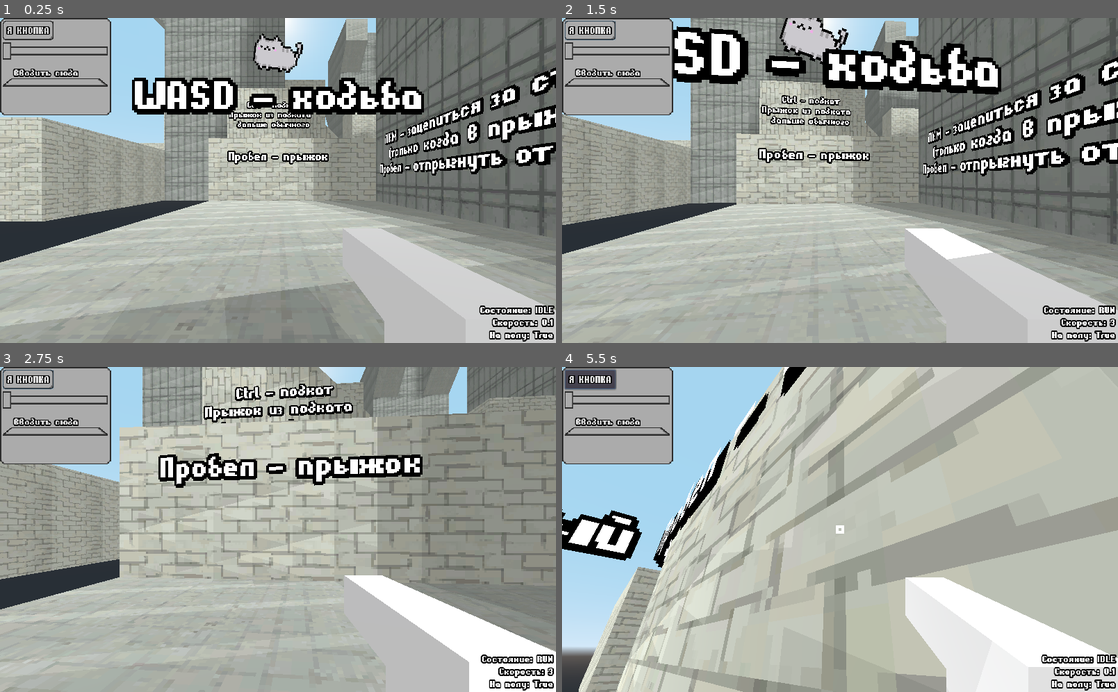
Above: before the commit, frames 1-4 (two rows, left to right).
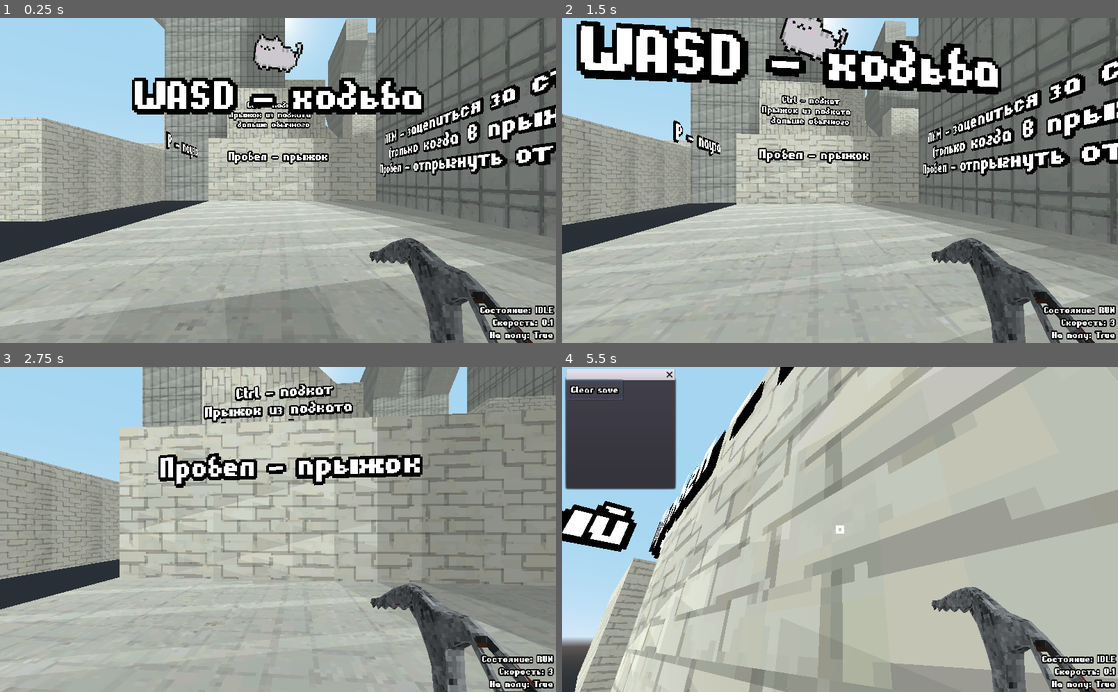
Above: after the commit, the same moments.

Repository: night-glider/VK-gameJAM
Game: Godot game, scene res://locations/main.tscn
Two runs of this game, one before a commit and one after it. Both use one fixed random seed, a clock stepped at 60 frames per second and the inputs below. Sound files missing from this copy of the repository are replaced by a short silence.
Inputs (mouse positions are in pixels of both pictures, inside the frame that each line leads up to):
- Up to frame 1 (0.25 s): no input
- Up to frame 2 (1.5 s): click (589, 31) at 0.5 s, where only the run before the commit has a clickable "Я КНОПКА"; move the mouse to (867, 180) at 1.27 s; hold W (move_forward) from 1.28 s (still down); click (867, 180) at 1.35 s
- Up to frame 3 (2.75 s): keep holding W (move_forward); tap Space (jump) at 1.52, 2.27 s; move the mouse to (250, 529) at 2.02 s; tap Ctrl (crouch) at 2.1 s; click (250, 529) at 2.3 s
- Up to frame 4 (5.5 s): move the mouse to (851, 523) at 2.77 s; click (851, 523) at 2.85 s; move the mouse to (834, 536) at 3.52 s; click (834, 536) at 3.6 s; tap Space (jump) at 3.77, 4.52 s; move the mouse to (878, 532) at 4.27 s; hold Ctrl (crouch) 4.28-5 s; click (878, 532) at 4.55 s; tap ` (open_debug) at 4.9 s; release W (move_forward) at 5 s; click "Я КНОПКА" (after the commit: "Clear save") at 5 s

The runs differ from the first frame. In frame 1, 13% of the frame differs, in the area x 0-100%, y 0-100%; in frame 2, 12%; in frame 3, 11%; in frame 4, 36%.

Commit message:
много чего

Diff:
--- /dev/null
+++ b/autoload/debug.gd
@@ -0,0 +1,12 @@
+extends WindowDialog
+
+func _process(delta):
+	if Input.is_action_just_pressed("open_debug"):
+		if visible == false:
+			popup()
+		else:
+			visible = false
+
+
+func _on_Button_pressed():
+	SaveManager.clear_data()
--- /dev/null
+++ b/autoload/debug.tscn
@@ -0,0 +1,19 @@
+[gd_scene load_steps=2 format=2]
+
+[ext_resource path="res://autoload/debug.gd" type="Script" id=1]
+
+[node name="Popup" type="WindowDialog"]
+margin_right = 200.0
+margin_bottom = 200.0
+script = ExtResource( 1 )
+
+[node name="HFlowContainer" type="HFlowContainer" parent="."]
+anchor_right = 1.0
+anchor_bottom = 1.0
+
+[node name="Button" type="Button" parent="HFlowContainer"]
+margin_right = 104.0
+margin_bottom = 36.0
+text = "Clear save"
+
+[connection signal="pressed" from="HFlowContainer/Button" to="." method="_on_Button_pressed"]
--- /dev/null
+++ b/autoload/globals.gd
@@ -0,0 +1,29 @@
+extends Node
+class_name globals
+
+func _ready():
+	var master_volume = SaveManager.get_var("master", 10)
+	var sound_volume = SaveManager.get_var("sound", 10)
+	var music_volume = SaveManager.get_var("music", 10)
+
+	change_bus_volume("Master", master_volume)
+	change_bus_volume("Sound", sound_volume)
+	change_bus_volume("Music", music_volume)
+
+func change_bus_volume(bus_name:String, volume:float):
+	if volume == 0:
+		AudioServer.set_bus_mute(AudioServer.get_bus_index(bus_name), true)
+	else:
+		AudioServer.set_bus_mute(AudioServer.get_bus_index(bus_name), false)
+		AudioServer.set_bus_volume_db(AudioServer.get_bus_index(bus_name), -40 + volume*4)
+
+func play_sound(sound:AudioStream):
+	var new_audio_player = AudioStreamPlayer.new()
+	new_audio_player.bus = "Sound"
+	new_audio_player.connect("finished", self, "sound_finished", [new_audio_player])
+	add_child(new_audio_player)
+	new_audio_player.stream = sound
+	new_audio_player.play()
+
+func sound_finished(audio_player:AudioStreamPlayer):
+	audio_player.queue_free()
--- /dev/null
+++ b/autoload/save_manager.gd
@@ -0,0 +1,26 @@
+extends Node
+class_name save_manager
+
+var config := ConfigFile.new()
+const path = "user://save_data.cfg"
+const section = "data"
+
+func _ready():
+	print("Загружаю конфиг файл...")
+	config.load(path)
+	for section in config.get_sections():
+		print(section)
+		for key in config.get_section_keys(section):
+			print( "\t{0} = {1}".format([key, config.get_value(section, key)]) )
+
+func get_var(var_name, default=null):
+	return config.get_value(section, var_name, default)
+
+func set_var(var_name, value):
+	config.set_value(section, var_name, value)
+
+func clear_data():
+	config.clear()
+
+func save_to_disk():
+	config.save(path)
--- a/locations/main.tscn
+++ b/locations/main.tscn
@@ -7,6 +7,7 @@
 [ext_resource path="res://objects/player/player.tscn" type="PackedScene" id=5]
 [ext_resource path="res://maps/test/town_test_blnd.obj" type="ArrayMesh" id=6]
 [ext_resource path="res://maps/test/small_panel_final.tga" type="Texture" id=7]
+[ext_resource path="res://locations/pause.tscn" type="PackedScene" id=8]
 
 [sub_resource type="Animation" id=2]
 length = 0.001
@@ -93,37 +94,6 @@
 anims/RESET = SubResource( 2 )
 anims/default = SubResource( 1 )
 
-[node name="Panel" type="Panel" parent="."]
-anchor_right = 0.2
-anchor_bottom = 0.3
-
-[node name="VBoxContainer" type="VBoxContainer" parent="Panel"]
-anchor_right = 1.0
-anchor_bottom = 1.0
-margin_left = 5.0
-margin_top = 5.0
-margin_right = -5.0
-margin_bottom = -5.0
-
-[node name="Button" type="Button" parent="Panel/VBoxContainer"]
-margin_right = 94.0
-margin_bottom = 36.0
-size_flags_horizontal = 0
-size_flags_vertical = 0
-text = "Я КНОПКА"
-
-[node name="HSlider" type="HSlider" parent="Panel/VBoxContainer"]
-margin_top = 40.0
-margin_right = 194.0
-margin_bottom = 72.0
-max_value = 10.0
-
-[node name="LineEdit" type="LineEdit" parent="Panel/VBoxContainer"]
-margin_top = 76.0
-margin_right = 194.0
-margin_bottom = 122.0
-text = "вводить сюда"
-
 [node name="DirectionalLight" type="DirectionalLight" parent="."]
 transform = Transform( 0.965926, -0.183013, 0.183013, 0, 0.707107, 0.707107, -0.258819, -0.683013, 0.683013, 0, 23, 0 )
 light_energy = 0.5
@@ -186,6 +156,14 @@
 alpha_cut = 1
 text = "Пробел - прыжок"
 
+[node name="Label3D8" type="Label3D" parent="."]
+transform = Transform( -4.37114e-08, 0, 1, 0, 1, 0, -1, 0, -4.37114e-08, -2, -2, -3 )
+cast_shadow = 0
+pixel_size = 0.02
+double_sided = false
+alpha_cut = 1
+text = "P - пауза"
+
 [node name="Label3D4" type="Label3D" parent="."]
 transform = Transform( 1, 0, 0, 0, 1, 0, 0, 0, 1, -0.179113, 0, -7.62117 )
 cast_shadow = 0
@@ -216,3 +194,6 @@
 
 [node name="CollisionShape" type="CollisionShape" parent="town_test_blnd/StaticBody"]
 shape = SubResource( 6 )
+
+[node name="Spatial" parent="." instance=ExtResource( 8 )]
+transform = Transform( 1, 0, 0, 0, 1, 0, 0, 0, 1, 0, 20, 0 )
--- /dev/null
+++ b/locations/pause.gd
@@ -0,0 +1,95 @@
+extends Spatial
+
+const active_color = Color.yellow
+const default_color = Color.white
+
+var mouse_delta := Vector2.ZERO
+onready var master_volume = SaveManager.get_var("master", 10)
+onready var sound_volume = SaveManager.get_var("sound", 10)
+onready var music_volume = SaveManager.get_var("music", 10)
+
+func toggle_pause():
+	$Camera.current = not $Camera.current
+	visible = $Camera.current
+	$Camera/crosshair.visible = visible
+	$Camera.rotation = Vector3.ZERO
+	SaveManager.save_to_disk()
+
+func _ready():
+	Input.mouse_mode = Input.MOUSE_MODE_CAPTURED
+
+	$master/Label.text = str(master_volume)
+	$music/Label.text = str(music_volume)
+	$sound/Label.text = str(sound_volume)
+
+	visible = false
+	$Camera/crosshair.visible = visible
+
+func _process(delta):
+	if Input.is_action_just_pressed("pause"):
+		toggle_pause()
+
+	if not visible:
+		return
+
+	if $Camera/RayCast.is_colliding():
+		var obj:Node = $Camera/RayCast.get_collider()
+		if obj.is_in_group("button3D"):
+			obj.hovered = true
+
+		if Input.is_action_just_pressed("pick"):
+			obj.press()
+
+
+	$Camera.rotation_degrees.y -= mouse_delta.x * 0.1
+	$Camera.rotation_degrees.x -= mouse_delta.y * 0.1
+	$Camera.rotation_degrees.x = clamp($Camera.rotation_degrees.x, -90, 90)
+
+	mouse_delta = Vector2.ZERO
+
+func _input(event: InputEvent):
+	if event is InputEventMouseMotion:
+		mouse_delta = event.relative
+
+func _on_continue_pressed():
+	toggle_pause()
+
+func _on_master_up_pressed():
+	master_volume = clamp(master_volume + 1, 0, 10)
+	SaveManager.set_var("master", master_volume)
+	Globals.change_bus_volume("Master", master_volume)
+	$master/Label.text = str(master_volume)
+
+func _on_master_down_pressed():
+	master_volume = clamp(master_volume - 1, 0, 10)
+	SaveManager.set_var("master", master_volume)
+	Globals.change_bus_volume("Master", master_volume)
+	$master/Label.text = str(master_volume)
+
+func _on_music_up_pressed():
+	music_volume = clamp(music_volume + 1, 0, 10)
+	SaveManager.set_var("music", music_volume)
+	Globals.change_bus_volume("Music", music_volume)
+	$music/Label.text = str(music_volume)
+
+func _on_music_down_pressed():
+	music_volume = clamp(music_volume - 1, 0, 10)
+	SaveManager.set_var("music", music_volume)
+	Globals.change_bus_volume("Music", music_volume)
+	$music/Label.text = str(music_volume)
+
+func _on_sound_up_pressed():
+	sound_volume = clamp(sound_volume + 1, 0, 10)
+	SaveManager.set_var("sound", sound_volume)
+	Globals.change_bus_volume("Sound", sound_volume)
+	$sound/Label.text = str(sound_volume)
+
+func _on_sound_down_pressed():
+	sound_volume = clamp(sound_volume - 1, 0, 10)
+	SaveManager.set_var("sound", sound_volume)
+	Globals.change_bus_volume("Sound", sound_volume)
+	$sound/Label.text = str(sound_volume)
+
+
+func _on_exit_pressed():
+	get_tree().quit()
--- /dev/null
+++ b/locations/pause.tscn
@@ -0,0 +1,137 @@
+[gd_scene load_steps=5 format=2]
+
+[ext_resource path="res://locations/pause.gd" type="Script" id=1]
+[ext_resource path="res://objects/button3D.tscn" type="PackedScene" id=2]
+
+[sub_resource type="CubeMesh" id=1]
+flip_faces = true
+size = Vector3( 7, 5, 7 )
+
+[sub_resource type="SpatialMaterial" id=2]
+flags_unshaded = true
+albedo_color = Color( 0.439216, 0.439216, 0.439216, 1 )
+
+[node name="Spatial" type="Spatial"]
+script = ExtResource( 1 )
+
+[node name="MeshInstance" type="MeshInstance" parent="."]
+mesh = SubResource( 1 )
+material/0 = SubResource( 2 )
+
+[node name="Camera" type="Camera" parent="."]
+
+[node name="RayCast" type="RayCast" parent="Camera"]
+enabled = true
+cast_to = Vector3( 0, 0, -3 )
+collide_with_areas = true
+collide_with_bodies = false
+
+[node name="crosshair" type="ColorRect" parent="Camera"]
+anchor_left = 0.5
+anchor_top = 0.5
+anchor_right = 0.5
+anchor_bottom = 0.5
+margin_left = -5.0
+margin_top = -5.0
+margin_right = 5.0
+margin_bottom = 5.0
+
+[node name="continue" parent="." instance=ExtResource( 2 )]
+transform = Transform( 1, 0, 0, 0, 1, 0, 0, 0, 1, 0, 0.511758, -2 )
+text = "Продолжить"
+hitbox_scale = Vector3( 4, 1, 1 )
+
+[node name="master" type="Spatial" parent="."]
+transform = Transform( 0.5, 0, -0.866025, 0, 1, 0, 0.866025, 0, 0.5, 2.16212, 0.389171, -0.384931 )
+
+[node name="Label" type="Label3D" parent="master"]
+pixel_size = 0.02
+double_sided = false
+alpha_cut = 1
+text = "10"
+
+[node name="master_up" parent="master" instance=ExtResource( 2 )]
+transform = Transform( 1, 0, 0, 0, 1, 0, 0, 0, 1, 0.25, 0.04, 0 )
+text = ">"
+hitbox_scale = Vector3( 0.5, 1, 1 )
+
+[node name="master_down" parent="master" instance=ExtResource( 2 )]
+transform = Transform( 1, 0, 0, 0, 1, 0, 0, 0, 1, -0.25, 0.04, 0 )
+text = "<"
+hitbox_scale = Vector3( 0.5, 1, 1 )
+
+[node name="Label3D" type="Label3D" parent="master"]
+transform = Transform( 1, 0, 0, 0, 1, 0, 0, 0, 1, -1, 0, 0 )
+cast_shadow = 0
+pixel_size = 0.02
+double_sided = false
+alpha_cut = 1
+text = "Общая:"
+
+[node name="music" type="Spatial" parent="."]
+transform = Transform( 0.5, 0, -0.866025, 0, 1, 0, 0.866025, 0, 0.5, 2.16212, -0.123566, -0.384931 )
+
+[node name="Label" type="Label3D" parent="music"]
+pixel_size = 0.02
+double_sided = false
+alpha_cut = 1
+text = "10"
+
+[node name="music_up" parent="music" instance=ExtResource( 2 )]
+transform = Transform( 1, 0, 0, 0, 1, 0, 0, 0, 1, 0.25, 0.04, 0 )
+text = ">"
+hitbox_scale = Vector3( 0.5, 1, 1 )
+
+[node name="music_down" parent="music" instance=ExtResource( 2 )]
+transform = Transform( 1, 0, 0, 0, 1, 0, 0, 0, 1, -0.25, 0.04, 0 )
+text = "<"
+hitbox_scale = Vector3( 0.5, 1, 1 )
+
+[node name="Label3D" type="Label3D" parent="music"]
+transform = Transform( 1, 0, 0, 0, 1, 0, 0, 0, 1, -1.1, 0, 0 )
+cast_shadow = 0
+pixel_size = 0.02
+double_sided = false
+alpha_cut = 1
+text = "Музыка:"
+
+[node name="sound" type="Spatial" parent="."]
+transform = Transform( 0.5, 0, -0.866025, 0, 1, 0, 0.866025, 0, 0.5, 2.16212, -0.608296, -0.384931 )
+
+[node name="Label" type="Label3D" parent="sound"]
+pixel_size = 0.02
+double_sided = false
+alpha_cut = 1
+text = "10"
+
+[node name="sound_up" parent="sound" instance=ExtResource( 2 )]
+transform = Transform( 1, 0, 0, 0, 1, 0, 0, 0, 1, 0.25, 0.04, 0 )
+text = ">"
+hitbox_scale = Vector3( 0.5, 1, 1 )
+
+[node name="sound_down" parent="sound" instance=ExtResource( 2 )]
+transform = Transform( 1, 0, 0, 0, 1, 0, 0, 0, 1, -0.25, 0.04, 0 )
+text = "<"
+hitbox_scale = Vector3( 0.5, 1, 1 )
+
+[node name="Label3D" type="Label3D" parent="sound"]
+transform = Transform( 1, 0, 0, 0, 1, 0, 0, 0, 1, -0.84, 0, 0 )
+cast_shadow = 0
+pixel_size = 0.02
+double_sided = false
+alpha_cut = 1
+text = "Звук:"
+
+[node name="exit" parent="." instance=ExtResource( 2 )]
+transform = Transform( 1, 0, 0, 0, 1, 0, 0, 0, 1, 0, -0.586015, -2 )
+text = "Выход"
+hitbox_scale = Vector3( 2, 1, 1 )
+
+[connection signal="pressed" from="continue" to="." method="_on_continue_pressed"]
+[connection signal="pressed" from="master/master_up" to="." method="_on_master_up_pressed"]
+[connection signal="pressed" from="master/master_down" to="." method="_on_master_down_pressed"]
+[connection signal="pressed" from="music/music_up" to="." method="_on_music_up_pressed"]
+[connection signal="pressed" from="music/music_down" to="." method="_on_music_down_pressed"]
+[connection signal="pressed" from="sound/sound_up" to="." method="_on_sound_up_pressed"]
+[connection signal="pressed" from="sound/sound_down" to="." method="_on_sound_down_pressed"]
+[connection signal="pressed" from="exit" to="." method="_on_exit_pressed"]
--- a/locations/random_location.tscn
+++ b/locations/random_location.tscn
@@ -1,8 +1,19 @@
-[gd_scene load_steps=4 format=2]
+[gd_scene load_steps=6 format=2]
 
 [ext_resource path="res://locations/random_location.gd" type="Script" id=1]
 [ext_resource path="res://objects/building.tscn" type="PackedScene" id=2]
 [ext_resource path="res://objects/player/player.tscn" type="PackedScene" id=3]
+
+[sub_resource type="ProceduralSky" id=1]
+radiance_size = 0
+texture_size = 0
+
+[sub_resource type="Environment" id=2]
+background_mode = 2
+background_sky = SubResource( 1 )
+ambient_light_color = Color( 0.729412, 0.729412, 0.729412, 1 )
+ambient_light_sky_contribution = 0.0
+fog_enabled = true
 
 [node name="random_location" type="Spatial"]
 script = ExtResource( 1 )
@@ -12,3 +23,6 @@
 
 [node name="player" parent="." instance=ExtResource( 3 )]
 transform = Transform( 1, 0, 0, 0, 1, 0, 0, 0, 1, 0, 108, 0 )
+
+[node name="WorldEnvironment" type="WorldEnvironment" parent="."]
+environment = SubResource( 2 )
--- a/objects/building.tscn
+++ b/objects/building.tscn
@@ -1,11 +1,11 @@
 [gd_scene load_steps=5 format=2]
 
-[ext_resource path="res://maps/test/big_panel_final.tga" type="Texture" id=1]
+[ext_resource path="res://sprites/wall.jpg" type="Texture" id=1]
 
 [sub_resource type="SpatialMaterial" id=4]
 flags_world_triplanar = true
 albedo_texture = ExtResource( 1 )
-uv1_scale = Vector3( 0.5, 0.5, 0.5 )
+uv1_scale = Vector3( 0.1, 0.1, 0.1 )
 uv1_triplanar = true
 
 [sub_resource type="CubeMesh" id=1]
--- /dev/null
+++ b/objects/button3D.gd
@@ -0,0 +1,29 @@
+tool
+extends Area
+
+signal pressed
+
+export var default_color := Color.white
+export var active_color := Color.yellow
+export var text := "Button3D" setget set_text
+export var hitbox_scale := Vector3.ONE setget set_hitbox_scale
+var hovered := false
+
+func set_text(val):
+	text = val
+	$Label3D.text = val
+
+func set_hitbox_scale(val):
+	hitbox_scale = val
+	$CollisionShape.scale = val
+
+func press():
+	emit_signal("pressed")
+
+func _process(delta):
+	if hovered:
+		$Label3D.modulate = active_color
+	else:
+		$Label3D.modulate = default_color
+
+	hovered = false
--- /dev/null
+++ b/objects/button3D.tscn
@@ -0,0 +1,18 @@
+[gd_scene load_steps=3 format=2]
+
+[ext_resource path="res://objects/button3D.gd" type="Script" id=1]
+
+[sub_resource type="BoxShape" id=1]
+extents = Vector3( 0.25, 0.25, 0.25 )
+
+[node name="button" type="Area" groups=["button3D"]]
+script = ExtResource( 1 )
+
+[node name="CollisionShape" type="CollisionShape" parent="."]
+shape = SubResource( 1 )
+
+[node name="Label3D" type="Label3D" parent="."]
+pixel_size = 0.02
+double_sided = false
+alpha_cut = 1
+text = "Button3D"
--- a/objects/player/pickaxe.tscn
+++ b/objects/player/pickaxe.tscn
@@ -1,6 +1,8 @@
-[gd_scene load_steps=6 format=2]
+[gd_scene load_steps=9 format=2]
 
 [ext_resource path="res://objects/player/pickaxe.gd" type="Script" id=1]
+[ext_resource path="res://models/pickaxe/1icepickaxe_uv.obj" type="ArrayMesh" id=2]
+[ext_resource path="res://models/pickaxe/image (1).png" type="Texture" id=3]
 
 [sub_resource type="CubeMesh" id=1]
 size = Vector3( 0.02, 0.2, 0.05 )
@@ -14,17 +16,31 @@
 [sub_resource type="SpatialMaterial" id=4]
 flags_no_depth_test = true
 
+[sub_resource type="SpatialMaterial" id=5]
+resource_name = "Material.001"
+flags_no_depth_test = true
+albedo_texture = ExtResource( 3 )
+metallic = 0.5
+
 [node name="pickaxe" type="Spatial"]
 script = ExtResource( 1 )
 
 [node name="MeshInstance" type="MeshInstance" parent="."]
 transform = Transform( 1, 0, 0, 0, 1, 0, 0, 0, 1, 0, -0.0894714, 0.0827985 )
+visible = false
 cast_shadow = 0
 mesh = SubResource( 1 )
 material/0 = SubResource( 3 )
 
 [node name="MeshInstance2" type="MeshInstance" parent="."]
 transform = Transform( 1, 0, 0, 0, 1, 0, 0, 0, 1, 0, 0, 0.0718732 )
+visible = false
 cast_shadow = 0
 mesh = SubResource( 2 )
 material/0 = SubResource( 4 )
+
+[node name="MeshInstance3" type="MeshInstance" parent="."]
+transform = Transform( -1, 0, -8.9407e-08, 0, 1, 0, 8.9407e-08, 0, -1, 0, -0.0584587, 0.0980058 )
+cast_shadow = 0
+mesh = ExtResource( 2 )
+material/0 = SubResource( 5 )
--- a/objects/player/player.gd
+++ b/objects/player/player.gd
@@ -1,6 +1,7 @@
 extends KinematicBody
 
 onready var pickaxe = $"%pickaxe"
+const pick_sound = preload("res://sounds/test_sound.ogg")
 
 var mouse_delta := Vector2.ZERO
 
@@ -97,6 +98,7 @@
 			pickaxe.global_transform = prev_transform
 			pickaxe.pick_point(pick_point)
 			current_state = "PICKED"
+			Globals.play_sound(pick_sound)
 
 func slide_state():
 	var current_direction = Vector3(velocity.x, 0, velocity.z).normalized()
@@ -134,12 +136,10 @@
 	if Input.is_action_pressed("jump"):
 		$Camera.translation = lerp($Camera.translation, $Camera.transform.basis.z *0.25, 0.1)
 
-
 func _ready():
 	Input.mouse_mode = Input.MOUSE_MODE_CAPTURED
 
 func _physics_process(delta):
-	Input.mouse_mode = Input.MOUSE_MODE_CAPTURED
 	#обнуление необходимых переменных
 	snap = Vector3.DOWN
 	input = Vector3.ZERO
@@ -168,6 +168,8 @@
 	move_and_slide_with_snap(velocity, snap, Vector3.UP, true)
 
 func _process(delta):
+	Input.mouse_mode = Input.MOUSE_MODE_CAPTURED
+
 	if $Camera/RayCast.is_colliding():
 		$aim.visible = true
 	else:
--- a/project.godot
+++ b/project.godot
@@ -8,10 +8,32 @@
 
 config_version=4
 
+_global_script_classes=[ {
+"base": "Node",
+"class": "globals",
+"language": "GDScript",
+"path": "res://autoload/globals.gd"
+}, {
+"base": "Node",
+"class": "save_manager",
+"language": "GDScript",
+"path": "res://autoload/save_manager.gd"
+} ]
+_global_script_class_icons={
+"globals": "",
+"save_manager": ""
+}
+
 [application]
 
 config/name="VK gameJAM"
 run/main_scene="res://locations/main.tscn"
+
+[autoload]
+
+SaveManager="*res://autoload/save_manager.gd"
+Globals="*res://autoload/globals.gd"
+DebugMenu="*res://autoload/debug.tscn"
 
 [gui]
 
@@ -40,6 +62,10 @@
 "size_limit": 0,
 "stream": false,
 "svg/scale": 1.0
+}
+ogg_vorbis={
+"loop": false,
+"loop_offset": 0
 }
 
 [input]
@@ -89,6 +115,12 @@
 "events": [ Object(InputEventMouseButton,"resource_local_to_scene":false,"resource_name":"","device":-1,"alt":false,"sh …(213 unchanged characters)…
  ]
 }
+pause={
+"deadzone": 0.5,
+"events": [ Object(InputEventKey,"resource_local_to_scene":false,"resource_name":"","device":0,"alt":false,"shift":false,"control":false,"meta":false,"command":false,"pressed":false,"scancode":16777217,"physical_scancode":0,"unicode":0,"echo":false,"script":null)
+, Object(InputEventKey,"resource_local_to_scene":false,"resource_name":"","device":0,"alt":false,"shift":false,"control":false,"meta":false,"command":false,"pressed":false,"scancode":80,"physical_scancode":0,"unicode":0,"echo":false,"script":null)
+ ]
+}
 
 [physics]
 
Not shown: 1 places in locations/main.tscn that only renumber resources
Not shown, added: models/pickaxe/1icepickaxe_uv.mtl
Not shown, added: models/pickaxe/1icepickaxe_uv.obj
Not shown, added: models/pickaxe/1icepickaxe_uv.obj.import
Binary file added: models/pickaxe/image (1).png
Not shown, added: models/pickaxe/image (1).png.import
Not shown, added: sounds/test_sound.ogg.import
Binary file added: sprites/wall.jpg
Not shown, added: sprites/wall.jpg.import
Not shown, added: sounds/test_sound.ogg
